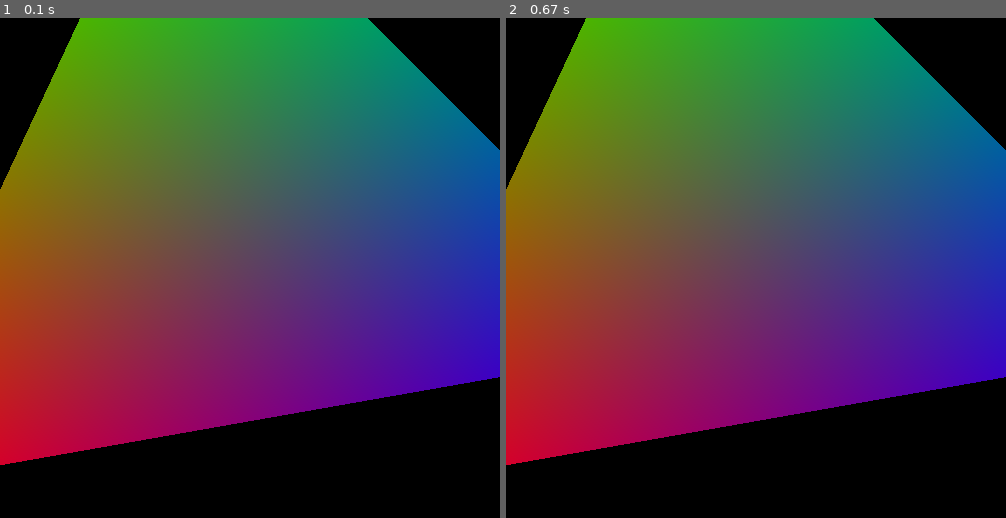
Above: before the commit, frames 1-2 (left to right).
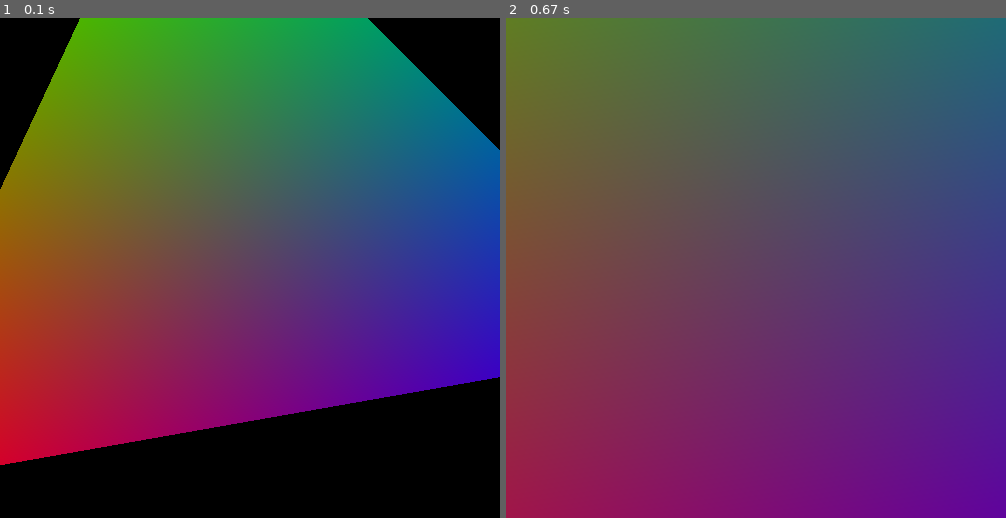
Above: after the commit, the same moments.

Repository: dprevedello/OpenGL-2022
Game: pygame game, started from main.py
The game is run twice, just before and just after one commit, with the same random seed, the same clock (stepped at 60 frames per second) and the same inputs.
Inputs:
- Up to frame 1 (0.1 s): no input
- Up to frame 2 (0.67 s): tap + at 0.33 s

The runs differ from the first frame. In frame 2, 77% of the frame differs, in the area x 0-100%, y 0-100%.

Commit message:
Aggiungiamo lo zoom
Colleghiamo al movimento della rotella del mouse e ai tasti + e - una trasformazione di traslazione sull'asse z, così da simulare l'effetto zoom.
Separiamo inoltre la trasformazione prospettica dalla trasformazione di model-view

Diff:
--- a/main.py
+++ b/main.py
@@ -4,18 +4,7 @@
 from OpenGL.GLU import *
 
 
-def disegna():
-    # R=0 G=0 B=0 A=1
-    glClearColor(0, 0, 0, 1)
-    glClear(GL_COLOR_BUFFER_BIT)
-
-    glPushMatrix()
-
-    glRotatef(10, 0, 0, 1)
-    glScalef(0.7, 0.5, 1)
-    glTranslatef(0, 0, -1.0)
-    glTranslatef(0, 0.5, 0)
-
+def triangolo():
     glBegin(GL_TRIANGLES)
     glColor3f(1, 0, 0)
     glVertex3f(-1, -1, 0)
@@ -25,6 +14,21 @@
     glVertex3f(1, -1, 0)
     glEnd()
 
+
+def disegna(zoom):
+    glClearColor(0, 0, 0, 1)
+    glClear(GL_COLOR_BUFFER_BIT)
+
+    glMatrixMode(GL_MODELVIEW)
+    glLoadIdentity()
+    glTranslatef(0, 0, zoom)
+
+    glPushMatrix()
+    glRotatef(10, 0, 0, 1)
+    glScalef(0.7, 0.5, 1)
+    glTranslatef(0, 0, -1.0)
+    glTranslatef(0, 0.5, 0)
+    triangolo()
     glPopMatrix()
 
     pygame.display.flip()
@@ -37,8 +41,10 @@
     pygame.display.set_caption("3D Lab - ISIS Ponti")
     pygame.display.set_icon(pygame.image.load('icon.png'))
 
+    glMatrixMode(GL_PROJECTION)
     gluPerspective(45, width / height, 0.1, 50.0)
 
+    zoom = 0
     running = True
     while running:
         for event in pygame.event.get():
@@ -48,7 +54,14 @@
                 running = False
             if event.type == pygame.KEYUP and event.unicode == 'q':
                 running = False
-        disegna()
+
+            if event.type == pygame.MOUSEBUTTONDOWN and event.button == 4 or \
+               event.type == pygame.KEYDOWN and event.key == pygame.K_PLUS:
+                zoom += 0.5
+            if event.type == pygame.MOUSEBUTTONDOWN and event.button == 5 or \
+               event.type == pygame.KEYDOWN and event.key == pygame.K_MINUS:
+                zoom -= 0.5
+        disegna(zoom)
     pygame.quit()
 
 
